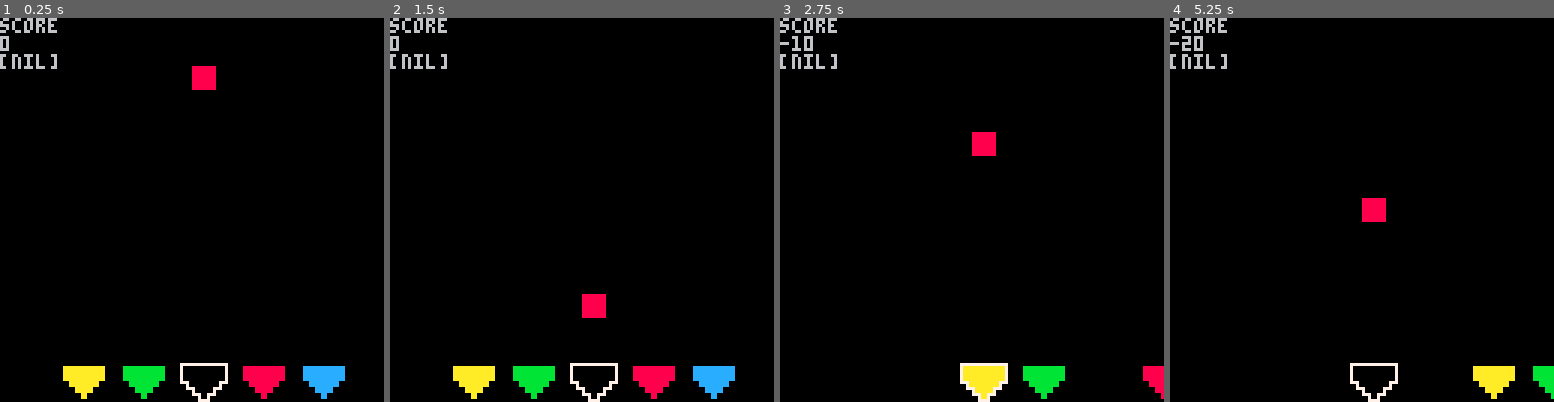
Above: before the commit, frames 1-4 (left to right).
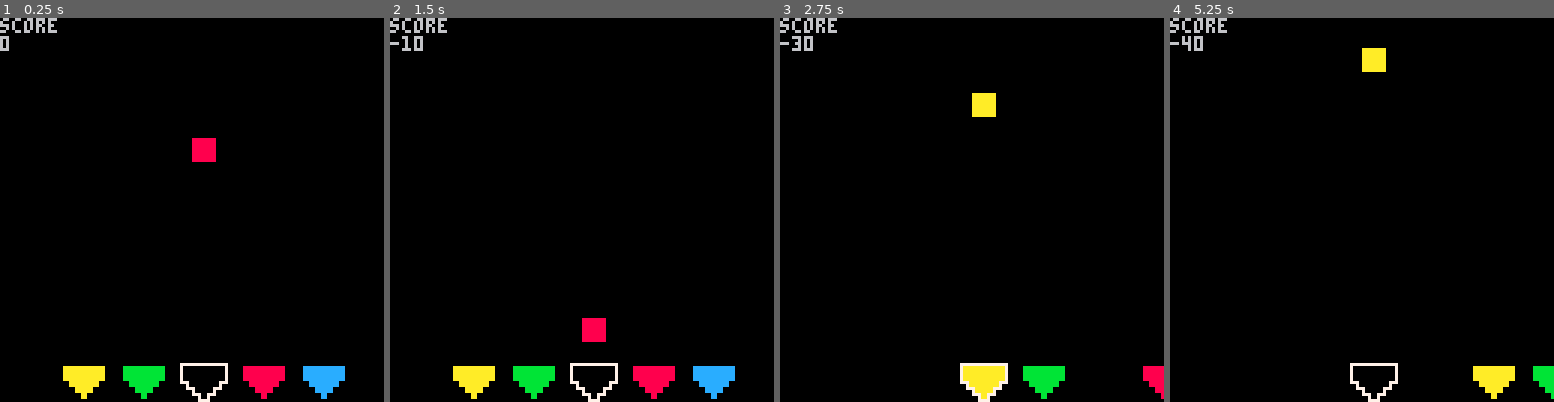
Above: after the commit, the same moments.

Repository: livacengiz/colorbox
Game: PICO-8 cartridge colorbox.p8
The game is run twice, just before and just after one commit, with the same random seed, the same clock (stepped at 60 frames per second) and the same inputs.
Inputs:
- Up to frame 1 (0.25 s): no input
- Up to frame 2 (1.5 s): no input
- Up to frame 3 (2.75 s): hold Right 1.6-2.1 s; hold Right from 2.47 s (still down)
- Up to frame 4 (5.25 s): release Right at 3.03 s; hold Left 3.08-3.58 s; hold Right 4.02-4.68 s; hold Left from 5.08 s (still down)

The runs differ from the first frame. In frame 1, 1.0% of the frame differs, in the area x 0-57%, y 9-38%; in frame 2, 1.2%, in the area x 0-57%, y 4-85%; in frame 3, 1.1%; in frame 4, 1.1%.

Commit message:
unnecessary variable removed

Diff:
--- a/colorbox.p8
+++ b/colorbox.p8
@@ -5,7 +5,6 @@
 blip = 0
 rndcolor = rnd(4)
 score = 0
-tt = 0
 
 function drop()
 	spr(rndcolor, 64, blip)
@@ -16,8 +15,24 @@
 	cls()
 	print("score")
 	print(score)
-	print(renk)
 	drop()
+	colorbar()
+end
+
+function _update()
+	if blip >= 125 then
+	blip = 0
+	rndcolor = rnd(4)
+	else
+	blip += 5
+	end
+
+	if btnp(1) then a += 20 end
+	if btnp(0) then a -= 20 end
+  resultcalc()
+end
+
+function colorbar()
 	spr(5, 60, 115, 002, 006)
 	spr(8, 20+a, 115, 002,006)
 	spr(10,40+a, 115, 002,006)
@@ -25,26 +40,12 @@
 	spr(14, 100+a, 115, 002,006)
 end
 
-function _update()
-
-	if blip >= 125 then
-	blip = 0
-	sfx(0)
-	rndcolor = rnd(4)
-	else
-	blip += 2
-	end
-
-	if btnp(1) then a += 20 end
-	if btnp(0) then a -= 20 end
-  resultcalc()
-end
-
 function resultcalc()
 		basket = pget(64, 120)
 		blipcolor =	pget(64,110)
+
 	if blip == 110 then
-		hop()
+		getpoint()
 	end
 
 	if a >= 108  then
@@ -52,11 +53,13 @@
 	end
 	end
 
-	function hop()
+	function getpoint()
 	if blipcolor != basket then
 	score -= 10
+	sfx(1)
 	else
 	score +=10
+	sfx(0)
 	end
 	end
 __gfx__
Not shown, changed: the sound effects (__sfx__) section of colorbox.p8
Not shown, changed: colorbox.js
